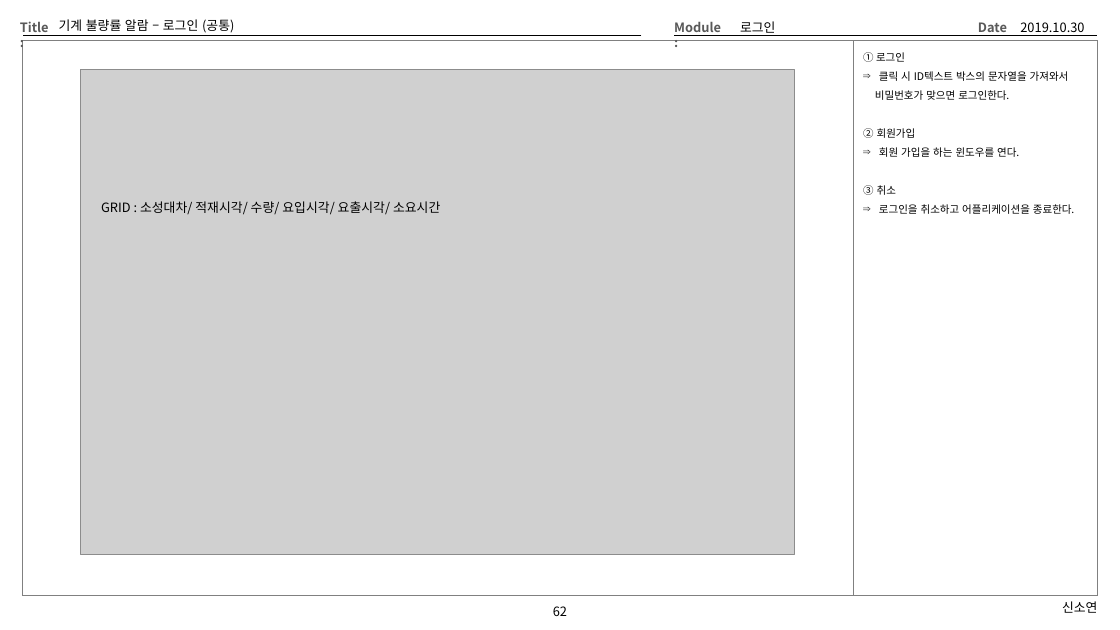
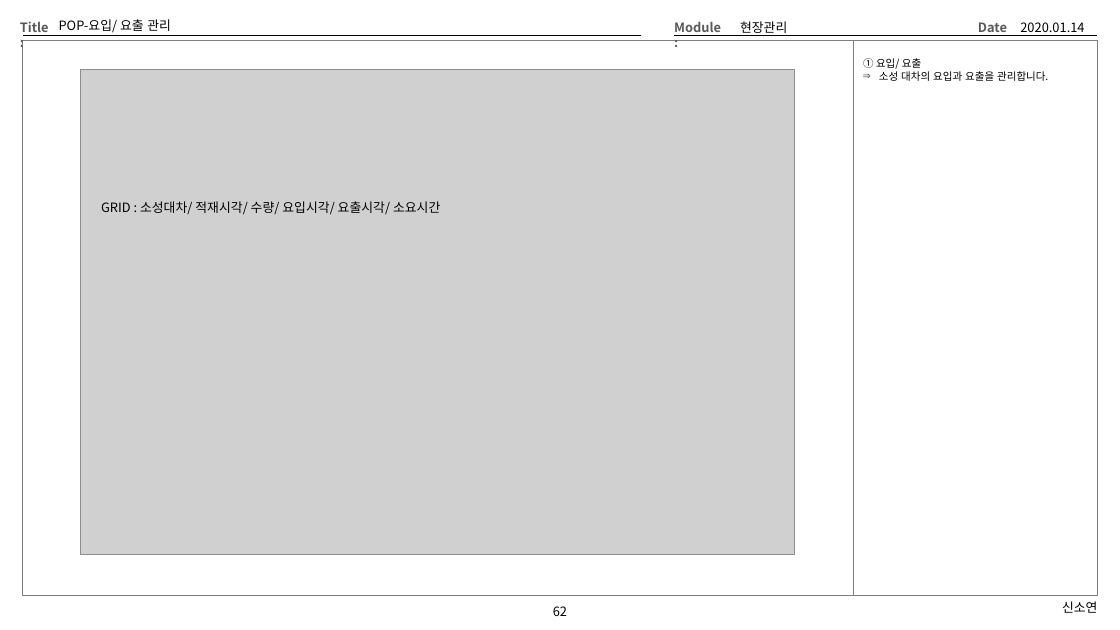
Before and after one commit to Cliedy-s/Team4, a slide deck: slide 62 of source/TEMP/Team4화면설계 - 신소연.pptx. Drawn at 1120x630 pixels with LibreOffice and Linux fonts; fonts in the diff are those of the drawing; grey boxes stand for pictures. Boxes give left, top, right and bottom in pixels: in the first picture for what was removed or moved away, otherwise in the second. Text is boxed around its words. In the diff, an @@ line names an element or a change of style, - is before the commit and + after.

```diff
--- a/source/TEMP/Team4화면설계 - 신소연.pptx
+++ b/source/TEMP/Team4화면설계 - 신소연.pptx
@@ title at (x1=59, y1=19, x2=171, y2=33): text changed @@
-기계 불량률 알람 – 로그인 (공통)
+POP-요입/ 요출 관리
@@ text at (x1=740, y1=21, x2=787, y2=36): text changed @@
-로그인
+현장관리
@@ text at (x1=1020, y1=22, x2=1084, y2=36): text changed @@
-2019.10.30
+2020.01.14
@@ text at (x1=863, y1=58, x2=1048, y2=81): text changed @@
-① 로그인
-⇒ 클릭 시 ID텍스트 박스의 문자열을 가져와서
-비밀번호가 맞으면 로그인한다.
-② 회원가입
-⇒ 회원 가입을 하는 윈도우를 연다.
-③ 취소
-⇒ 로그인을 취소하고 어플리케이션을 종료한다.
+① 요입/ 요출
+⇒ 소성 대차의 요입과 요출을 관리합니다.
```
Also in this commit, not shown: 17 other slides changed, 19 other files.
